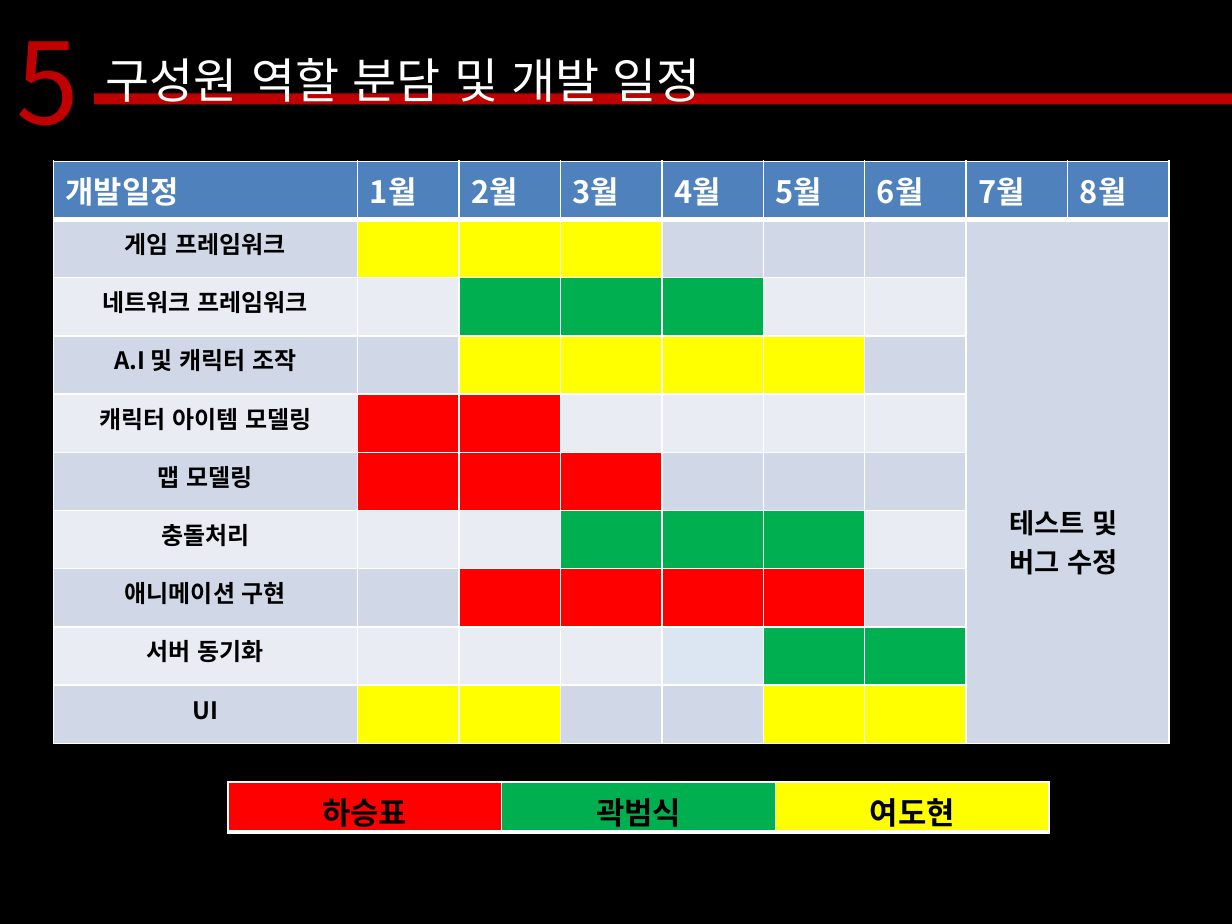
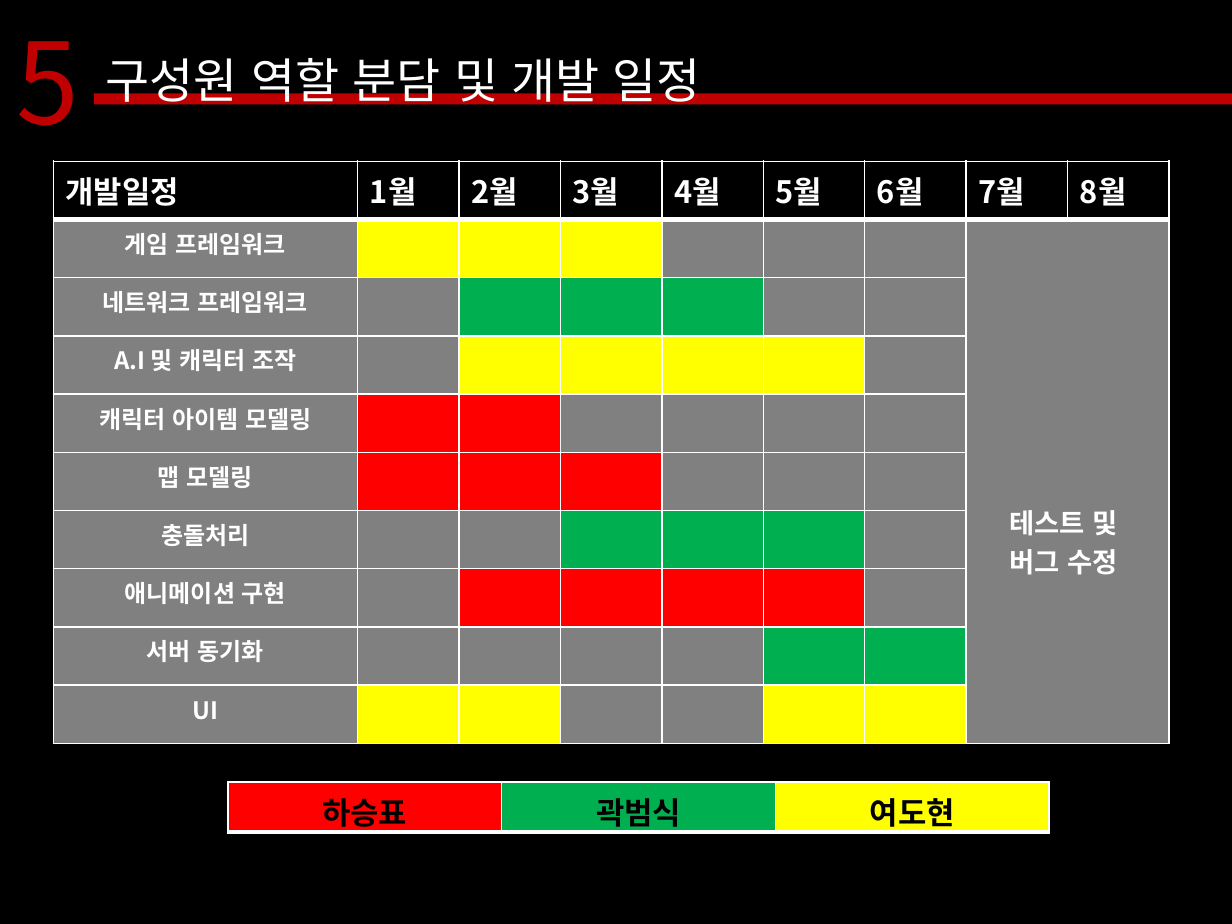
Before and after one commit to kwakbeomsik/GAME_PORTFOLIO, a slide deck: slide 12 of Nightmare기획발표-[2010181042 하승표] [2013182003 곽범식][2014182025 여도현].pptx. Drawn at 1232x924 pixels with LibreOffice and Linux fonts; fonts in the diff are those of the drawing. Boxes give left, top, right and bottom in pixels: in the first picture for what was removed or moved away, otherwise in the second. Text is boxed around its words. In the diff, an @@ line names an element or a change of style, - is before the commit and + after.

Commit message:
기획서 및 제안서 수정

```diff
--- a/Nightmare기획발표-[2010181042 하승표] [2013182003 곽범식][2014182025 여도현].pptx
+++ b/Nightmare기획발표-[2010181042 하승표] [2013182003 곽범식][2014182025 여도현].pptx
@@ table at [53,161,1165,743] @@
@@ fill #4F81BD to #000000 in row 1 @@
@@ fill #D0D8E8 to #808080 in 18 cells @@
@@ fill #E9EDF4 to #808080 in 17 cells @@
@@ fill #DCE6F2 to #808080 in row 9, column 5 @@
@@ text colour #000000 to #FFFFFF in "게임 프레임워크", "테스트 및", "버그 수정", "네트워크 프레임워크" and 7 more places @@
```
Also in this commit, not shown: 1 other slide changed, 1 other file.
